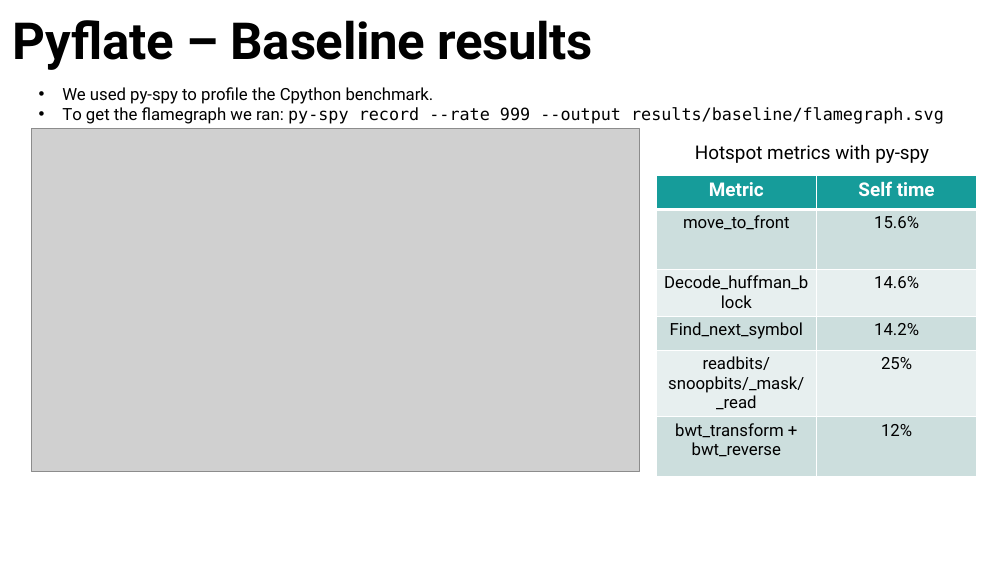
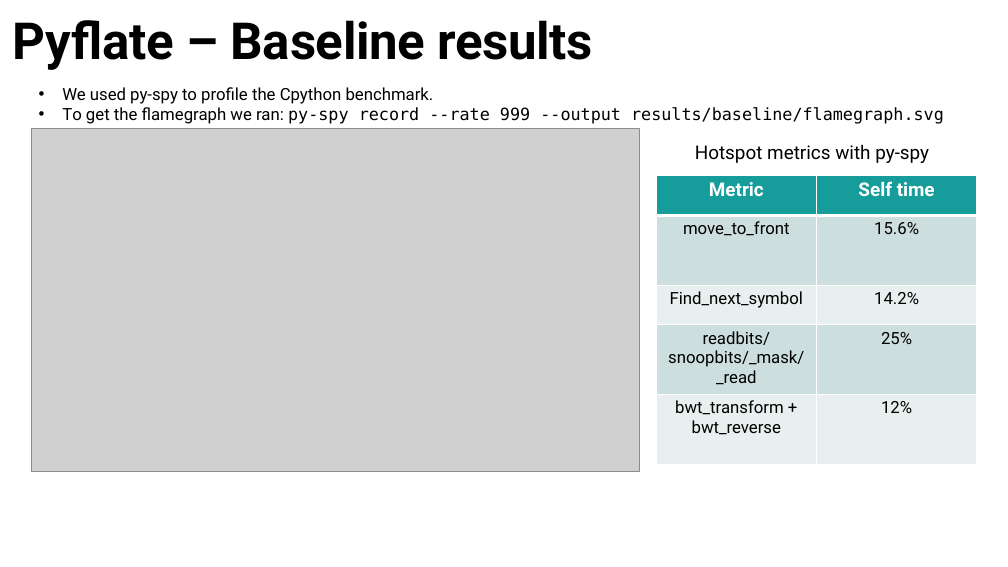
Before and after one commit to oridaniel09/nnproject, a slide deck: slide 15 of FinalPresentation.pptx. Drawn at 1008x567 pixels with LibreOffice and Linux fonts; fonts in the diff are those of the drawing; grey boxes stand for pictures. Boxes give left, top, right and bottom in pixels: in the first picture for what was removed or moved away, otherwise in the second. Text is boxed around its words. In the diff, an @@ line names an element or a change of style, - is before the commit and + after.

```diff
--- a/FinalPresentation.pptx
+++ b/FinalPresentation.pptx
@@ table at [656, 175, 977, 464] @@
-row 3: Decode_huffman_block | 14.6%
```
Also in this commit, not shown: 1 other slide changed, 7 slides added, 8 other files.
